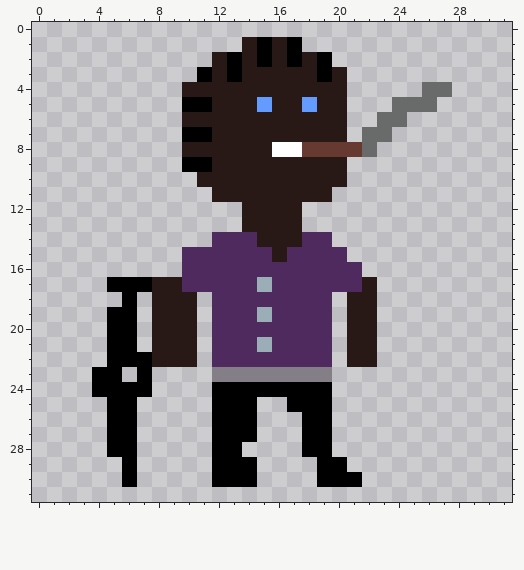
Two states of a pixel-art file, Cyberpunk_Man_3.aseprite. The picture above is the old version.
32x32 pixels, 1 frame.
Now the later version:
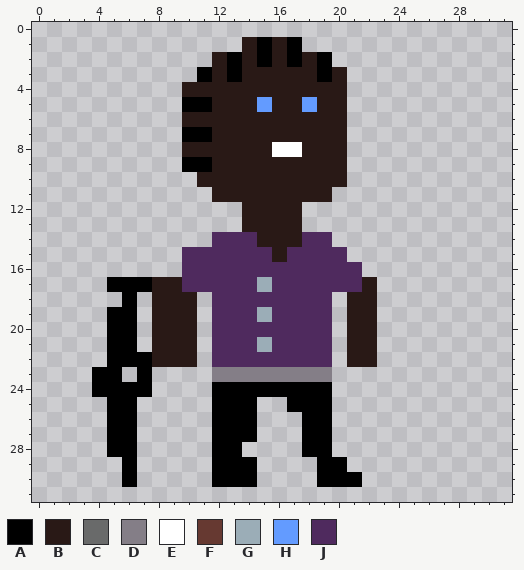
Palette (. is transparent): A #000000  B #291916  C #696a6a  D #847e87  E #ffffff  F #663931  G #9badb7  H #639bff  J #4f2a5e
Diff:
The edit turns colour F into colour B in row 8 at x 18 to 20.
Colour C is gone in row 4 at x 26 to 27; in row 5 at x 24 to 26; in row 6 at x 23 to 24; in row 7 at x 22 to 23; in row 8 at x 22.
Colour F is gone in row 8 at x 21.
